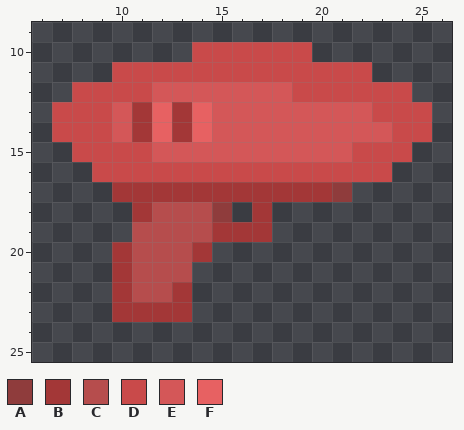
File history of a pixel-art sprite, assets/raygunPickup.png. That is the earlier state.
The file is 32x32 pixels. Shown: x 6..26, y 9..25.
Palette (. is transparent): A #8f3c3c  B #a33737  C #b64d4d  D #c94a4a  E #d45758  F #e76162
Pixels before, first column x 7:
10 .......DDDDDD......
11 ...DDDDDDDDDDDDD...
12 .DDDDEEEEEEEDDDDDD.
13 DDDEBFBFEEEEEEEEDDD
14 DDDEBFBFEEEEEEEEEDD
15 .DDDDEEEEEEEEEEDDD.
16 ..DDDDDDDDDDDDDDD..
17 ...BBBBBBBBBBBA....
18 ....BCCCA.B........
19 ....CCCCBBB........
20 ...BCCCB...........
21 ...BCCC............
22 ...BCCB............
23 ...BBBB............
The result:
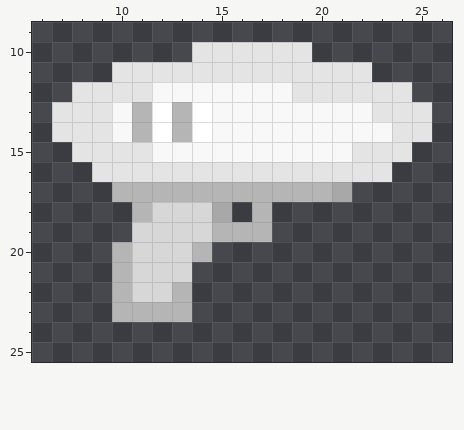
What changed:
colour A: #8f3c3c -> #a8a8a8
colour B: #a33737 -> #b5b5b5
colour C: #b64d4d -> #d7d7d7
colour D: #c94a4a -> #e4e4e4
colour E: #d45758 -> #f8f8f8
colour F: #e76162 -> #ffffff
